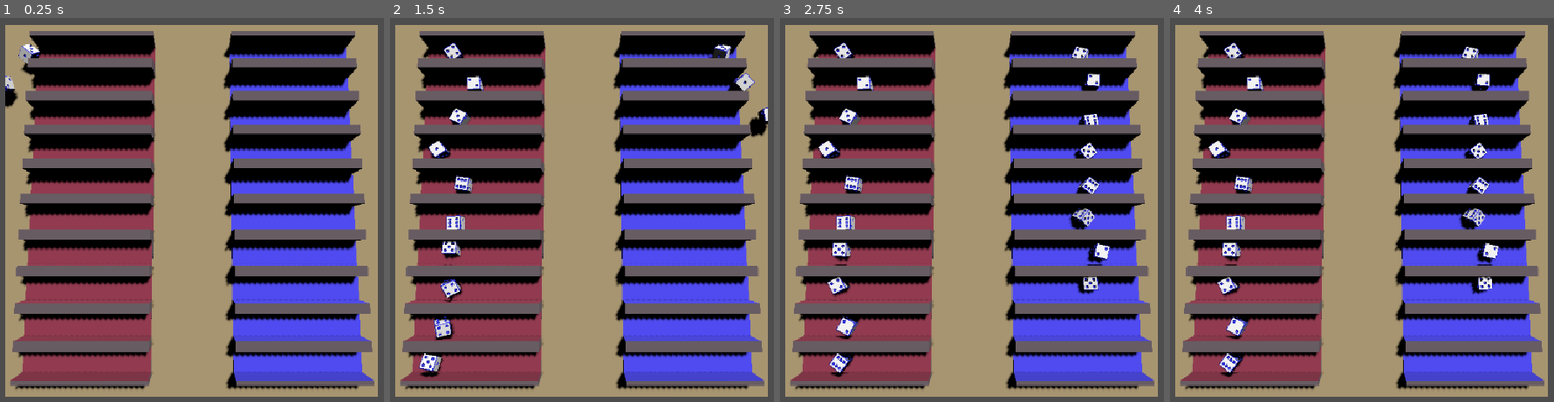
Above: before the commit, frames 1-4 (left to right).
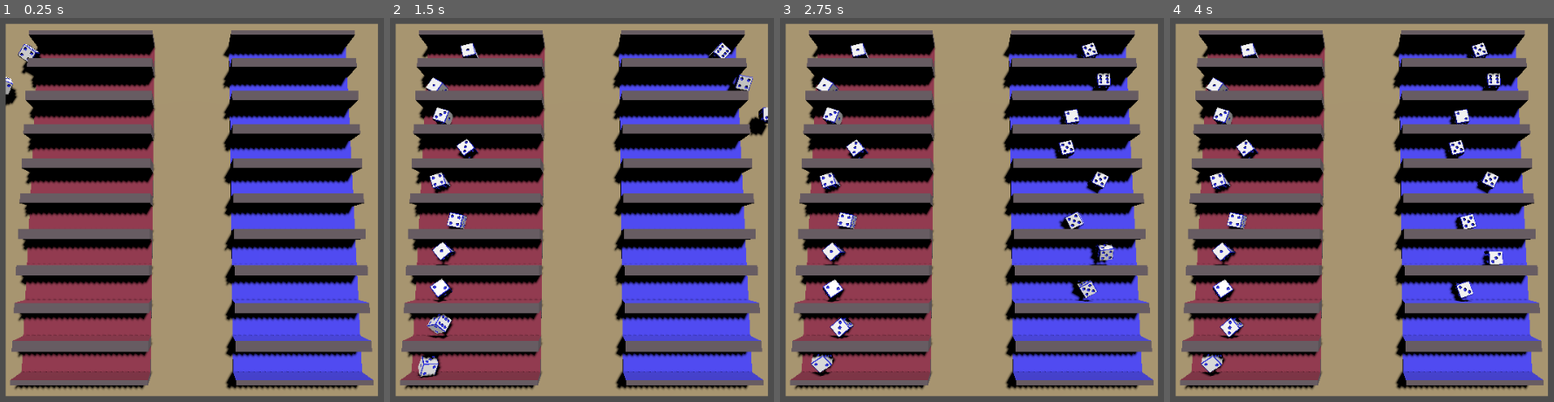
Above: after the commit, the same moments.

Repository: zlounsberry/OatsBrackeysJam2025
Game: Godot game, scene res://scenes/dice_tray.tscn
The game is run twice, just before and just after one commit, with the same random seed, the same clock (stepped at 60 frames per second) and the same inputs. This scene is started directly instead of the project's main scene.
Inputs (mouse positions are in pixels of both pictures, inside the frame that each line leads up to):
- Up to frame 1 (0.25 s): no input
- Up to frame 2 (1.5 s): tap Enter (ui_accept) at 0.5 s; move the mouse to (731, 194) at 0.52 s; hold Right (ui_right) 0.53-1.28 s; hold Enter (ui_accept) 0.53-1.28 s; move the mouse to (436, 233) at 1.27 s; hold Left (ui_left) from 1.28 s (still down); click (436, 233) at 1.35 s
- Up to frame 3 (2.75 s): tap Enter (ui_accept) at 1.52, 1.55, 1.82 s; move the mouse to (1037, 129) at 2.02 s; release Left (ui_left) at 2.03 s; hold Right (ui_right) from 2.03 s (still down); hold Enter (ui_accept) from 2.03 s (still down)
- Up to frame 4 (4 s): move the mouse to (1323, 294) at 2.77 s; release Enter (ui_accept) at 2.78 s; click (1323, 294) at 2.85 s; tap Enter (ui_accept) at 3.02, 3.05, 3.32 s; move the mouse to (outside the picture) at 3.52 s; release Right (ui_right) at 3.53 s; hold Left (ui_left) from 3.53 s (still down); hold Enter (ui_accept) from 3.53 s (still down)

The runs differ from the first frame. In frame 1, 7.4% of the frame differs, in the area x 1-99%, y 1-99%; in frame 2, 10%; in frame 3, 12%; in frame 4, 12%.

Commit message:
dice rolling works now

Diff:
--- a/oatsbrackeysjam2025/project.godot
+++ b/oatsbrackeysjam2025/project.godot
@@ -23,7 +23,7 @@
 
 window/size/viewport_width=960
 window/size/viewport_height=540
-window/stretch/mode="canvas_items"
+window/stretch/mode="viewport"
 
 [filesystem]
 
--- a/oatsbrackeysjam2025/scripts/dice_tray.gd
+++ b/oatsbrackeysjam2025/scripts/dice_tray.gd
@@ -25,6 +25,10 @@
 	self.movement_complete.connect(_on_movement_complete)
 	_throw_dice()
 
+
+func _input(event: InputEvent) -> void:
+	if event.is_action_pressed("ui_accept"):
+		movement_complete.emit()
 
 func _compare_dice():
 	var number_of_dice_rolled: int = min(len(attacker_player_rolls_array), len(defender_player_rolls_array))
@@ -72,8 +76,8 @@
 			tween.tween_property(die, "global_position", get_node(str("3DView/SubViewport/FinalPositions/DefenderDie", element_counter)).global_position, 0.1)
 			element_counter += 1
 			await tween.finished
-	movement_complete.emit()
-	movement_completed = true # Set this to avoid triggering multiple signals
+	#movement_complete.emit()
+	#movement_completed = true # Set this to avoid triggering multiple signals
 
 
 func read_and_sort_dice() -> void:
@@ -138,5 +142,5 @@
 func _on_movement_complete() -> void:
 	if movement_completed:
 		return
-	await get_tree().create_timer(4).timeout
+	#await get_tree().create_timer(4).timeout
 	_compare_dice()
--- a/oatsbrackeysjam2025/scripts/die.gd
+++ b/oatsbrackeysjam2025/scripts/die.gd
@@ -13,7 +13,9 @@
 
 
 func _ready() -> void:
+	rotation_degrees.x = randf_range(0, 360)
 	rotation_degrees.y = randf_range(0, 360)
+	rotation_degrees.z = randf_range(0, 360)
 	_toss_self()
 
 
Not shown, changed: oatsbrackeysjam2025/assets/die.blend
Not shown, changed: oatsbrackeysjam2025/assets/die.blend1
